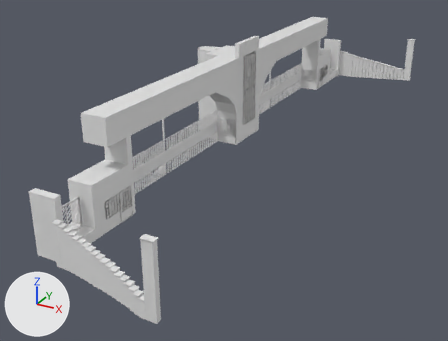
A saved change to the Blender file Ms. Ranjbar Folder/vorodi_Fixed_Version.blend.
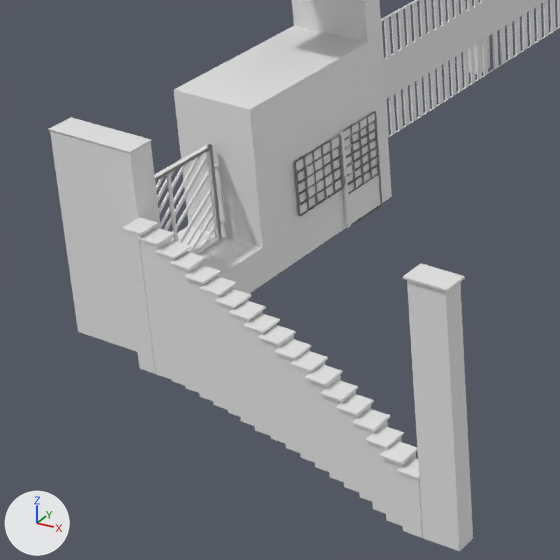
The first picture shows the older version from a camera (50 mm lens) standing at (1543.0, -2977.0, 1249.0) and looking at (46.0, -255.0, -112.0). The close-ups show the older and then the newer version on the part from 3% to 42% of the width and 44% to 96% of the height of that picture. Only the edits that show in the close-ups are written down. Lighting does not change. The marker at lower left points along +X, +Y and +Z.

Before the edit, the objects in view are built like this:
```python
me_cube_001 = bpy.data.meshes.new('Cube.001')
me_cube_001.from_pydata(...)  # 9241 vertices, 8327 faces, 1 loose edge; spans x -187.0..653.0, y -3207.0..115.0, z -17.0..538.0
# faces by material slot: [500, 7827]
me_cube_001.materials.append(mat_material_002)  # white #e7e7e7
me_cube_001.materials.append(mat_material)  # white #e7e7e7
ob_cube_016 = bpy.data.objects.new('Cube.016', me_cube_001)
ob_cube_016.location = (-71.0, 1546.0, 16.0)
```
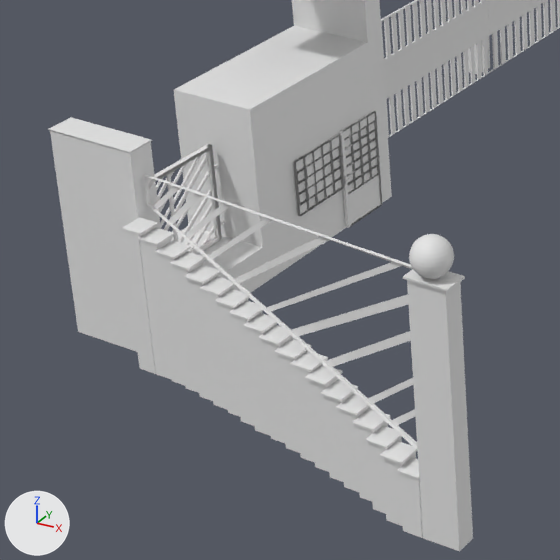
Boxes (x1, y1, x2, y2) around the edits, measured in the close-ups (560 x 560 px):
```json
{"object": "Cube", "change": "added", "after": [142, 174, 417, 450]}
{"part": 1, "of": "me_cube_001", "change": "added", "after": [409, 234, 454, 279]}
```

Edits to the scene script, one JSON object a line:
```json
{"block": "me_cube_001", "where": "# used by ob_cube_016; location = (-71.0, 1546.0, 16.0)"}
{"op": "remove", "block": "me_cube_001", "code": "me_cube_001.from_pydata(...)  # 9241 vertices, 8327 faces, 1 loose edge; spans x -187.0..653.0, y -3207.0..115.0, z -17.0..538.0"}
{"op": "add", "block": "me_cube_001", "code": "me_cube_001.from_pydata(...)  # 10433 vertices, 9575 faces, 1 loose edge; spans x -187.0..657.0, y -3214.0..130.0, z -17.0..538.0"}
{"block": "me_cube_001", "change": "me_cube_001 part 1: a new loose piece, a UV sphere (32 segments, 16 rings, poles along z) spanning x 600.0..642.0, y -3214.0..-3171.0, z 291.0..333.0, in mat_material_002 (white #e7e7e7)"}
{"block": "me_cube_001", "change": "other edits to the shape of me_cube_001 do not show in these pictures"}
{"op": "add", "block": "me_cube", "code": ["me_cube = bpy.data.meshes.new('Cube')", "me_cube.from_pydata(...)  # 83 vertices, 39 faces; spans x -835.0..100.0, y -100.0..6231.0, z -168.0..270.0"]}
{"op": "add", "block": "ob_cube", "code": ["ob_cube = bpy.data.objects.new('Cube', me_cube)", "ob_cube.location = (479.0, -1638.0, 169.0)", "ob_cube.scale = (0.5, 0.02, 0.5)"]}
```
